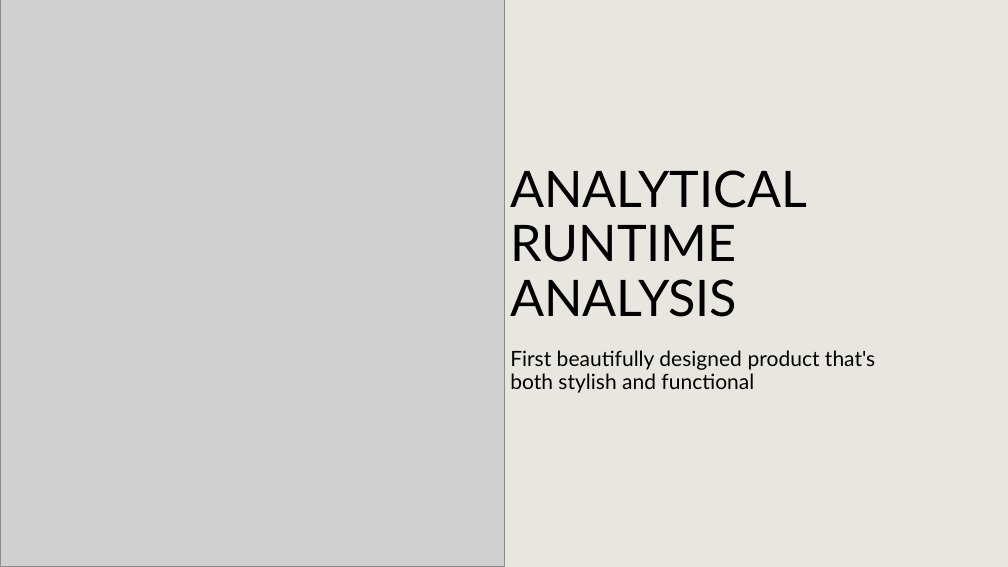
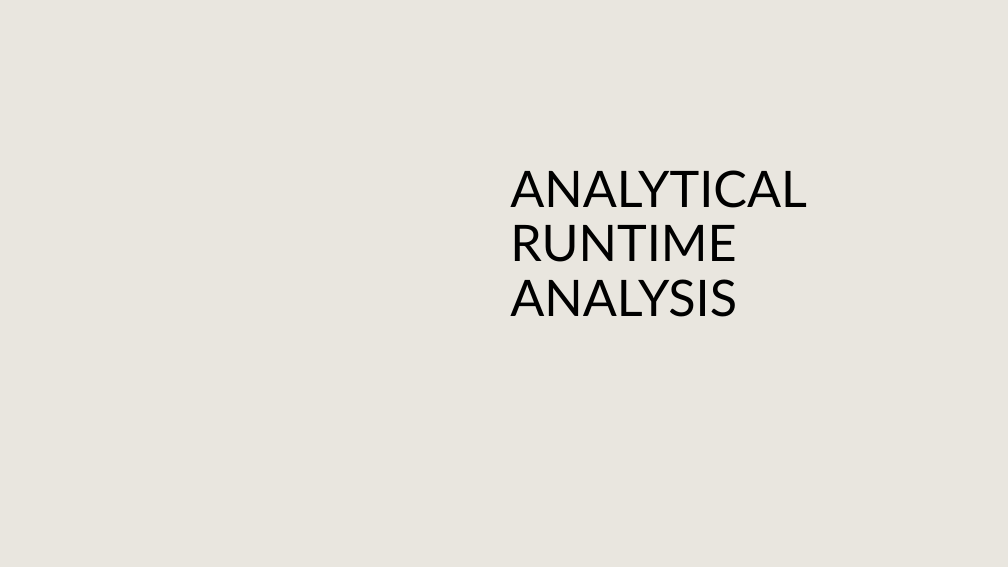
Before and after one commit to PictureOfGray/CS412-Team-NAME, a slide deck: slide 7 of presentations/TeamNAMETSP.pptx. Drawn at 1008x567 pixels with LibreOffice and Linux fonts; fonts in the diff are those of the drawing; grey boxes stand for pictures; background and template pictures are left out. Boxes give left, top, right and bottom in pixels: in the first picture for what was removed or moved away, otherwise in the second. Text is boxed around its words. In the diff, an @@ line names an element or a change of style, - is before the commit and + after.

```diff
--- a/presentations/TeamNAMETSP.pptx
+++ b/presentations/TeamNAMETSP.pptx
@@ picture removed at (0, 0, 504, 566) @@
@@ text removed at (510, 350, 875, 393) @@
-First beautifully designed product that's both stylish and functional
```
Also in this commit, not shown: 2 other slides changed, 1 slide added, 1 slide removed.
